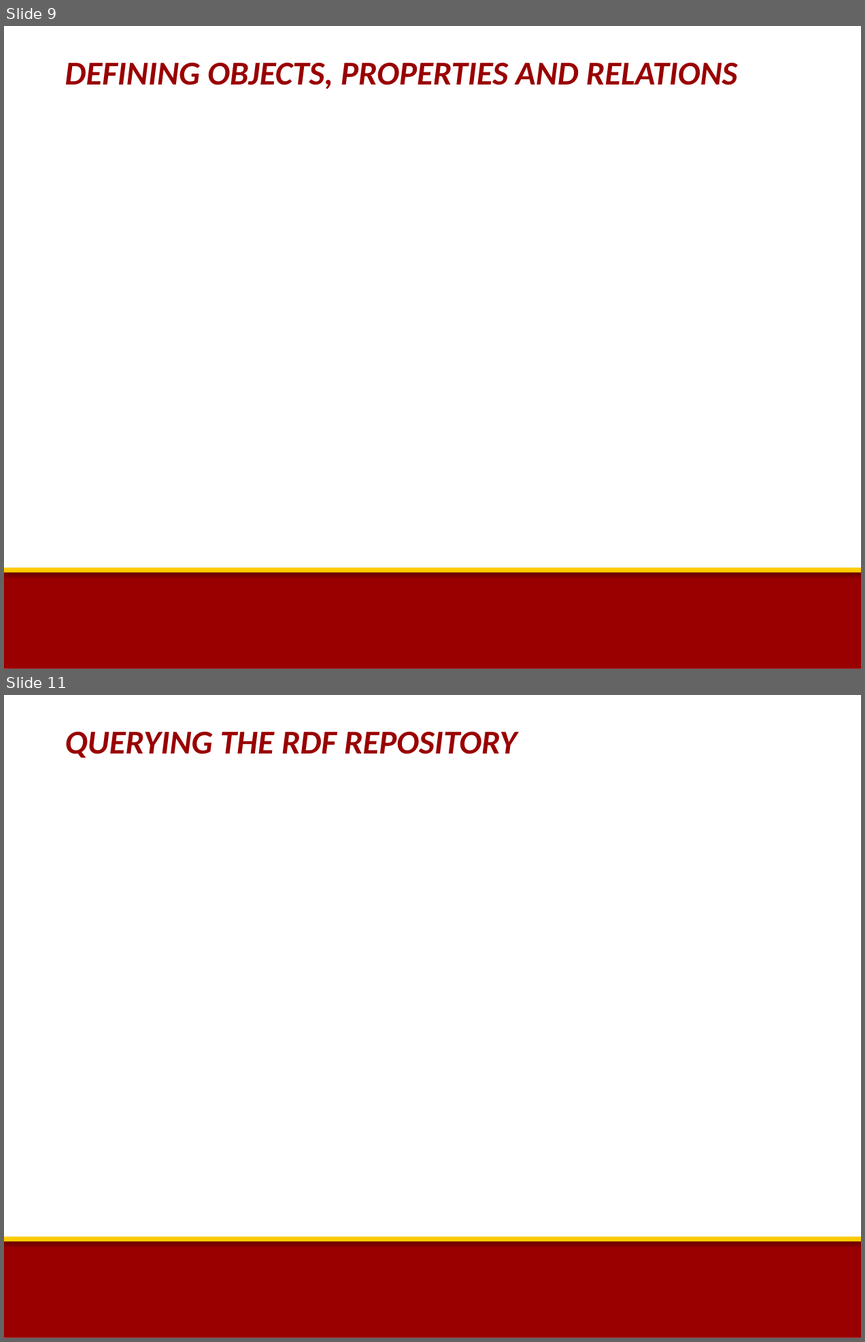
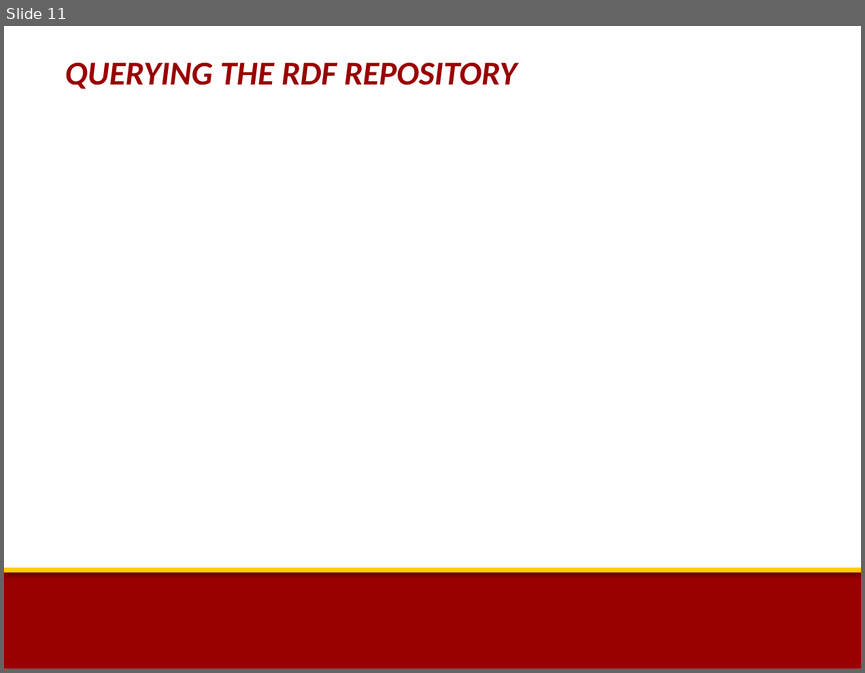
Before and after one commit to deepika087/CSCI-586-Group-2, a slide deck: DBIFinalProjectPresentation_20thNov2017.pptx. Shown one above the other, each under a label of ours: slides 9 and 11 before the commit, slide 11 after it; the slides between them are not shown. The pictures are 865x1342 and 865x673 pixels, drawn with LibreOffice and Linux fonts; fonts in the diff are those of the drawing; background and template pictures are left out. Boxes give left, top, right and bottom in pixels: in the first picture for what was removed or moved away, otherwise in the second. Text is boxed around its words. In the diff, an @@ line names an element or a change of style, - is before the commit and + after.

```diff
--- a/DBIFinalProjectPresentation_20thNov2017.pptx
+++ b/DBIFinalProjectPresentation_20thNov2017.pptx
@@ slide 9 removed at (4, 26, 861, 669), background #FFFFFF; not listed: 2 template elements that a slide beside it also shows @@
@@ text removed at (65, 63, 738, 89) @@
-DEFINING OBJECTS, PROPERTIES AND RELATIONS
```
Also in this commit, not shown: 8 slides changed, 5 slides added, 1 other slide removed.
